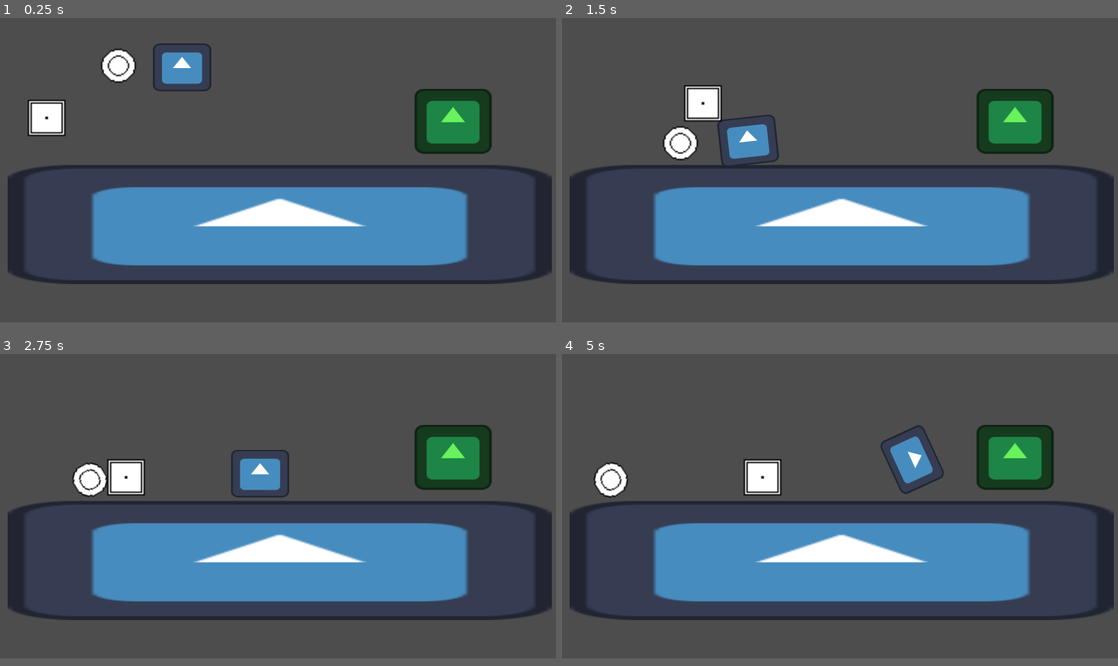
Above: before the commit, frames 1-4 (two rows, left to right).
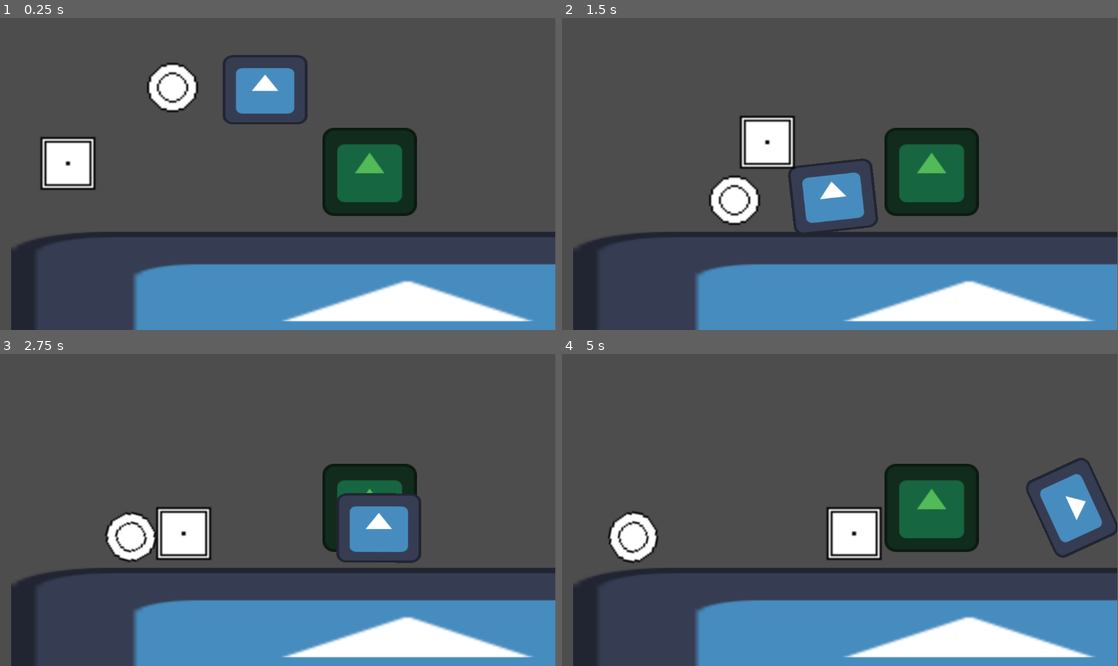
Above: after the commit, the same moments.

Repository: colrocker/first-project
Game: Godot game, scene res://node_2d.tscn
The game is run twice, just before and just after one commit, with the same random seed, the same clock (stepped at 60 frames per second) and the same inputs. The engine's default icon, where the game draws it, is replaced by a stand-in: a white triangle on a blue panel in a dark square.
Inputs:
- Up to frame 1 (0.25 s): no input
- Up to frame 2 (1.5 s): tap Enter (ui_accept) at 0.5, 0.77 s; hold D (Right) from 0.53 s (still down)
- Up to frame 3 (2.75 s): tap Enter (ui_accept) at 1.52 s; release D (Right) at 2.03 s; hold A (Left) from 2.03 s (still down)
- Up to frame 4 (5 s): release A (Left) at 2.78 s; hold D (Right) 2.78-4.28 s; tap Enter (ui_accept) at 3.02, 3.77, 4.52 s; hold A (Left) from 4.28 s (still down)
The window is 800x438 before the commit and 799x449 after it. Grey fills any space a smaller window leaves; there, only what the larger window draws over its background counts as a difference.

The runs differ from the first frame. In frame 1, 48% of the frame differs, in the area x 0-100%, y 8-100%; in frame 2, 45%; in frame 3, 43%; in frame 4, 46%.

Commit message:
worked on dropoff

Diff:
--- a/first-project/node_2d.tscn
+++ b/first-project/node_2d.tscn
@@ -5,7 +5,6 @@
 [ext_resource type="Script" uid="uid://dxjijxdhib7s7" path="res://character_body_2d.gd" id="3_epypp"]
 [ext_resource type="Texture2D" uid="uid://bkge8fx1elk32" path="res://ball.png" id="3_q6r6c"]
 [ext_resource type="Texture2D" uid="uid://dtnes4m00sp7" path="res://simple cube.png" id="4_0hol4"]
-[ext_resource type="Script" uid="uid://bs5ea60ke8ueb" path="res://collision_shape_2d.gd" id="6_kdubu"]
 
 [sub_resource type="RectangleShape2D" id="RectangleShape2D_0e48y"]
 size = Vector2(1651, 381)
@@ -22,8 +21,8 @@
 [sub_resource type="RectangleShape2D" id="RectangleShape2D_q6r6c"]
 size = Vector2(66, 88.75)
 
-[sub_resource type="RectangleShape2D" id="RectangleShape2D_51bqv"]
-size = Vector2(237, 206.5)
+[sub_resource type="RectangleShape2D" id="RectangleShape2D_cpkm1"]
+size = Vector2(195.75, 191.25)
 
 [node name="Node2D" type="Node2D" unique_id=1247605548]
 
@@ -100,28 +99,19 @@
 shape = SubResource("RectangleShape2D_q6r6c")
 debug_color = Color(0, 0.6365875, 0.40696517, 0.41960785)
 
-[node name="DropOffZone" type="RigidBody2D" parent="." unique_id=2088546346]
-disable_mode = 1
-collision_layer = 3
-collision_mask = 3
-gravity_scale = 0.0
-freeze = true
+[node name="DropOfArea" type="Area2D" parent="." unique_id=286335305 groups=["DropOff"]]
 
-[node name="CollisionShape2D" type="CollisionShape2D" parent="DropOffZone" unique_id=1099086314]
-position = Vector2(1370, 312)
-shape = SubResource("RectangleShape2D_51bqv")
-disabled = true
-script = ExtResource("6_kdubu")
+[node name="DropZone" type="CollisionShape2D" parent="DropOfArea" unique_id=2070262410]
+position = Vector2(763, 319)
+shape = SubResource("RectangleShape2D_cpkm1")
 
-[node name="Icon" type="Sprite2D" parent="DropOffZone/CollisionShape2D" unique_id=1789964163]
-modulate = Color(0.41568628, 0.9490196, 0.3647059, 1)
-show_behind_parent = true
-light_mask = 2
-visibility_layer = 2
+[node name="Sprite2D" type="Sprite2D" parent="DropOfArea/DropZone" unique_id=1900155642]
+modulate = Color(0.32275242, 0.72831035, 0.34368736, 1)
 z_index = -1
-position = Vector2(-0.99999976, -9.536743e-07)
-scale = Vector2(1.8164065, 1.5351563)
+position = Vector2(3.874986, 0.6250019)
+scale = Vector2(1.5312498, 1.4296875)
 texture = ExtResource("1_wtcfe")
 
 [connection signal="body_entered" from="character/Area2D" to="character" method="_on_area_2d_body_entered"]
 [connection signal="body_exited" from="character/Area2D" to="character" method="_on_area_2d_body_exited"]
+[connection signal="body_entered" from="DropOfArea" to="moveable cube" method="_on_drop_of_area_body_entered"]
--- a/first-project/project.godot
+++ b/first-project/project.godot
@@ -14,11 +14,6 @@
 run/main_scene="res://node_2d.tscn"
 config/features=PackedStringArray("4.7", "GL Compatibility")
 config/icon="res://icon.svg"
-
-[display]
-
-window/size/viewport_width=1680
-window/size/viewport_height=920
 
 [input]
 
--- a/first-project/rigid_body_2d.gd
+++ b/first-project/rigid_body_2d.gd
@@ -9,3 +9,10 @@
 # Called every frame. 'delta' is the elapsed time since the previous frame.
 func _process(delta: float) -> void:
 	pass
+
+
+
+
+func _on_drop_of_area_body_entered(body: Node2D) -> void:
+	if body.is_in_group("DropOff"):
+		print("dropped")
